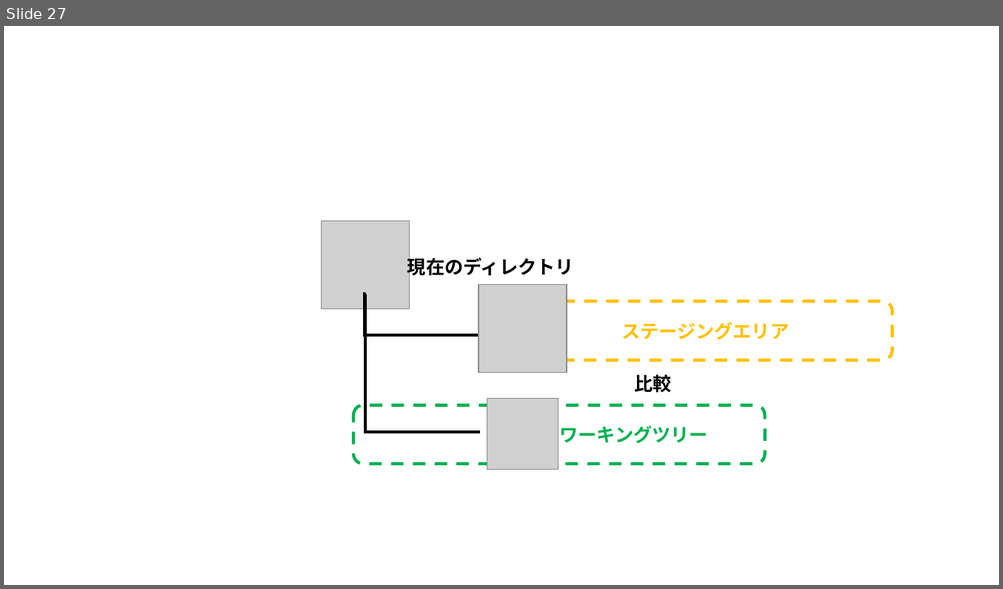
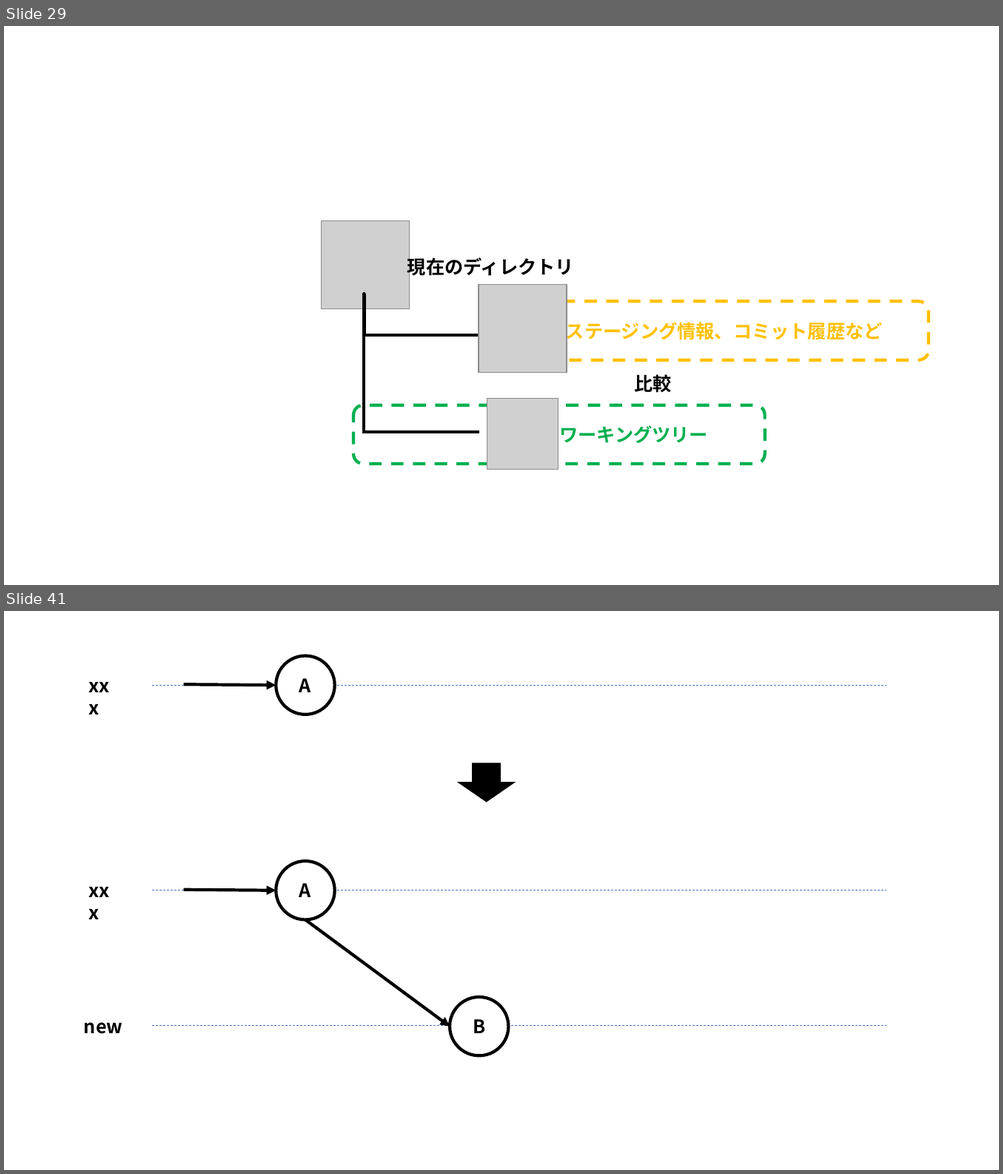
Before and after one commit to nishida2073/ai_navive, a slide deck: 01_テキスト/Git入門_図.pptx. Shown one above the other, each under a label of ours: slide 27 before the commit, slides 29 and 41 after it; the slides between them are not shown. The pictures are 1003x589 and 1003x1174 pixels, drawn with LibreOffice and Linux fonts; fonts in the diff are those of the drawing; grey boxes stand for pictures. Boxes give left, top, right and bottom in pixels: in the first picture for what was removed or moved away, otherwise in the second. Text is boxed around its words. In the diff, an @@ line names an element or a change of style, - is before the commit and + after.

```diff
--- a/01_テキスト/Git入門_図.pptx
+++ b/01_テキスト/Git入門_図.pptx
@@ slide 41 added at (x1=4, y1=611, x2=999, y2=1170), background #FFFFFF @@
@@ text added at (x1=81, y1=670, x2=126, y2=700), 18 pt, text #000000, bold @@
+xxx
@@ ellipse added at (x1=276, y1=655, x2=335, y2=715), fill #FFFFFF, outline #000000 3 pt, 18 pt, text #000000, bold @@
+A
@@ line added from (153, 685) to (887, 685), #4472C4 0.5 pt dashed @@
@@ arrow added from (184, 684) to (276, 685), #000000 3 pt @@
@@ right arrow added at (x1=459, y1=763, x2=514, y2=802), fill #000000, outline #000000 1 pt @@
@@ text added at (x1=81, y1=876, x2=126, y2=906), 18 pt, text #000000, bold @@
+xxx
@@ ellipse added at (x1=276, y1=861, x2=335, y2=920), fill #FFFFFF, outline #000000 3 pt, 18 pt, text #000000, bold @@
+A
@@ line added from (153, 891) to (887, 891), #4472C4 0.5 pt dashed @@
@@ arrow added from (184, 890) to (276, 891), #000000 3 pt @@
@@ arrow added from (305, 920) to (449, 1027), #000000 3 pt @@
@@ ellipse added at (x1=449, y1=997, x2=509, y2=1056), fill #FFFFFF, outline #000000 3 pt, 18 pt, text #000000, bold @@
+B
@@ text added at (x1=84, y1=1022, x2=122, y2=1034), 18 pt, text #000000, bold @@
+new
@@ line added from (153, 1026) to (887, 1026), #4472C4 0.5 pt dashed @@
@@ what was slide 27 is now slide 29 @@
@@ slide 29 changed as well @@
@@ elbow line (364, 295) - (479, 432): route changed @@
@@ rounded rectangle "ステージング情報、コミット履歴など" resized from (x1=481, y1=301, x2=892, y2=360) to (x1=481, y1=301, x2=928, y2=360) @@
@@ text in rounded rectangle at (x1=566, y1=319, x2=882, y2=343): text changed @@
-  ステージングエリア
+    ステージング情報、コミット履歴など
```
Also in this commit, not shown: 10 other slides changed, 17 other slides added, 1 other file.
